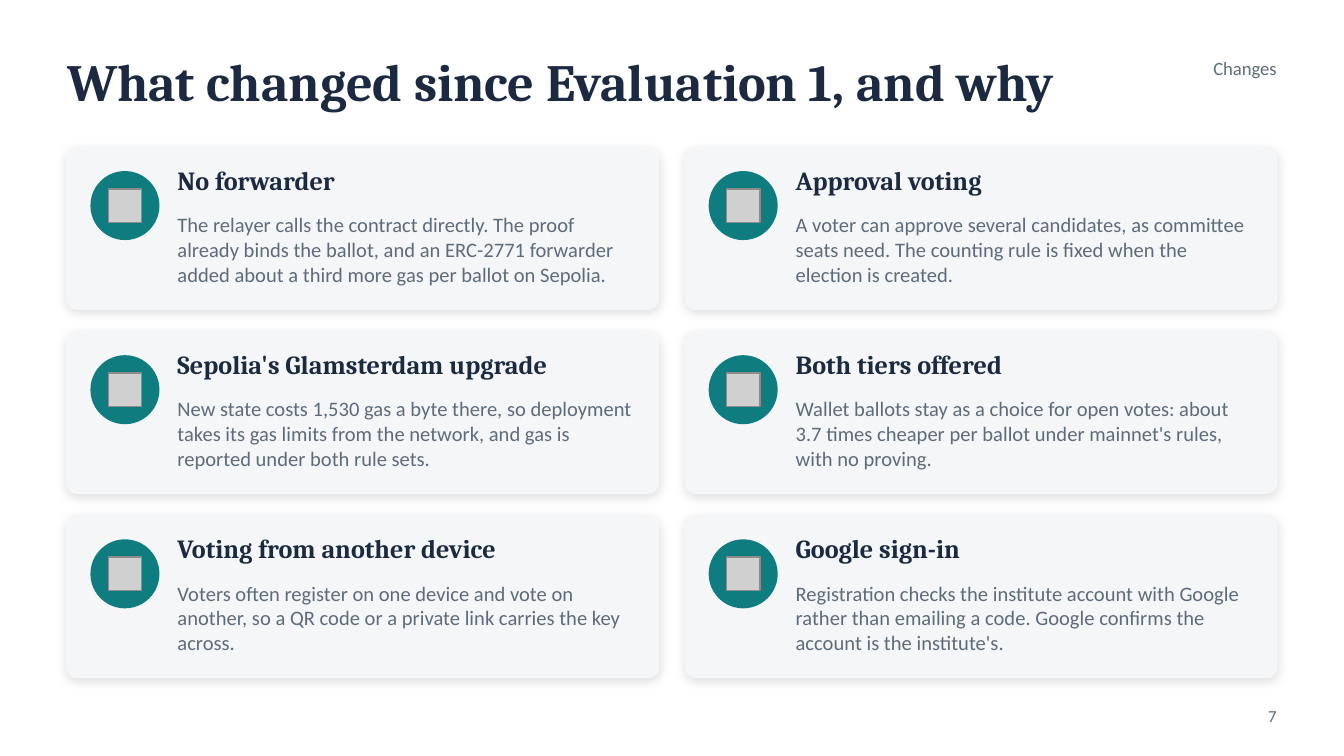
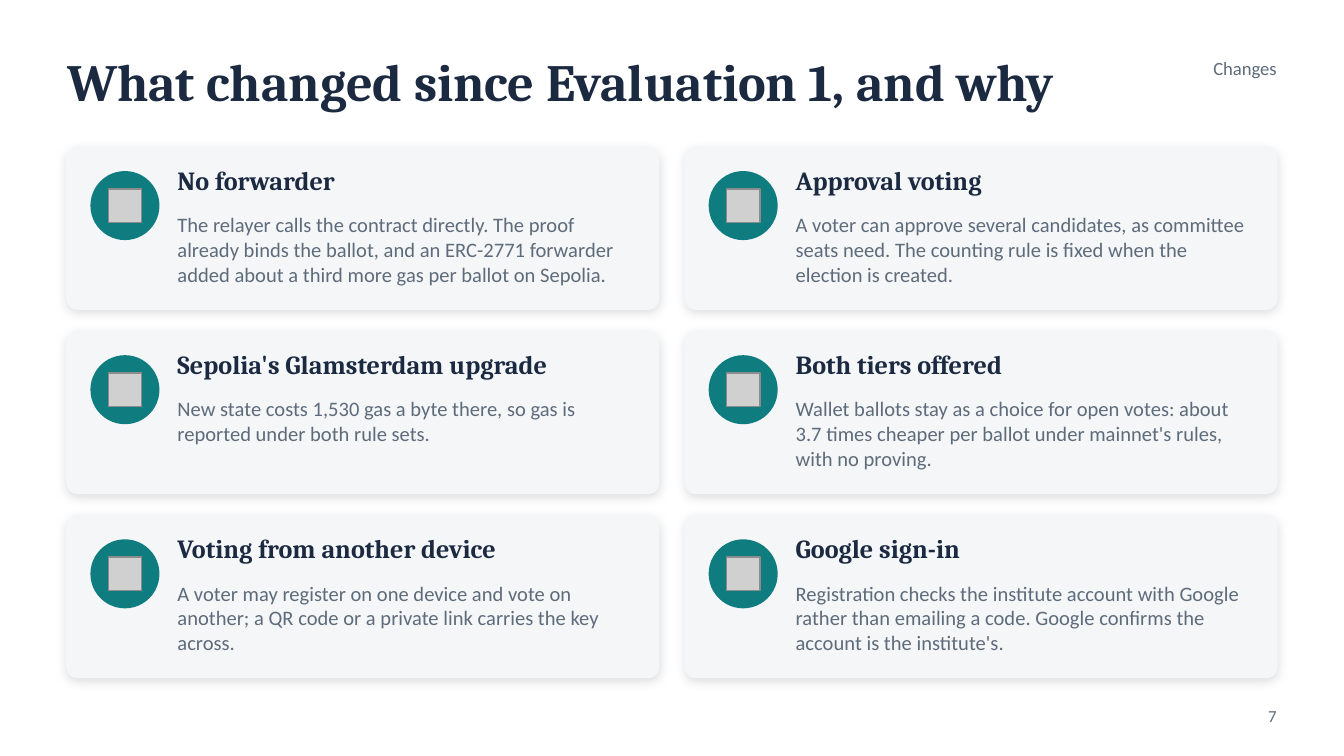
Before and after one commit to Chaitanya-Keyal/decentralized-voting-system, a slide deck: slide 7 of reports/eval2-slides.pptx. Drawn at 1344x756 pixels with LibreOffice and Linux fonts; fonts in the diff are those of the drawing; grey boxes stand for pictures. Boxes give left, top, right and bottom in pixels: in the first picture for what was removed or moved away, otherwise in the second. Text is boxed around its words. In the diff, an @@ line names an element or a change of style, - is before the commit and + after.

Commit message:
docs(report): measure B1 and D3 on the deployed contracts; tighten the prose
B1 and D3 are measured again on the deployed contracts: a ballot is counted a median of 9.3 s
after the click with the relayer's default tip (slowest 20.0 s of 16), ten voters casting at
once land in one block, and D3 finds nothing that narrows a ballot below its voter list. The
report, slides and docs describe the final system only, explain Sepolia's gas pricing once,
use "voter list" throughout, and the two long requirement tables no longer repeat their labels.

```diff
--- a/reports/eval2-slides.pptx
+++ b/reports/eval2-slides.pptx
@@ text at [177, 402, 575, 445]: text changed @@
-New state costs 1,530 gas a byte there, so deployment takes its gas limits from the network, and gas is reported under both rule sets.
+New state costs 1,530 gas a byte there, so gas is reported under both rule sets.
@@ text at [177, 587, 599, 650]: text changed @@
-Voters often register on one device and vote on another, so a QR code or a private link carries the key across.
+A voter may register on one device and vote on another; a QR code or a private link carries the key across.
```
Also in this commit, not shown: 5 other slides changed, 24 other files.
